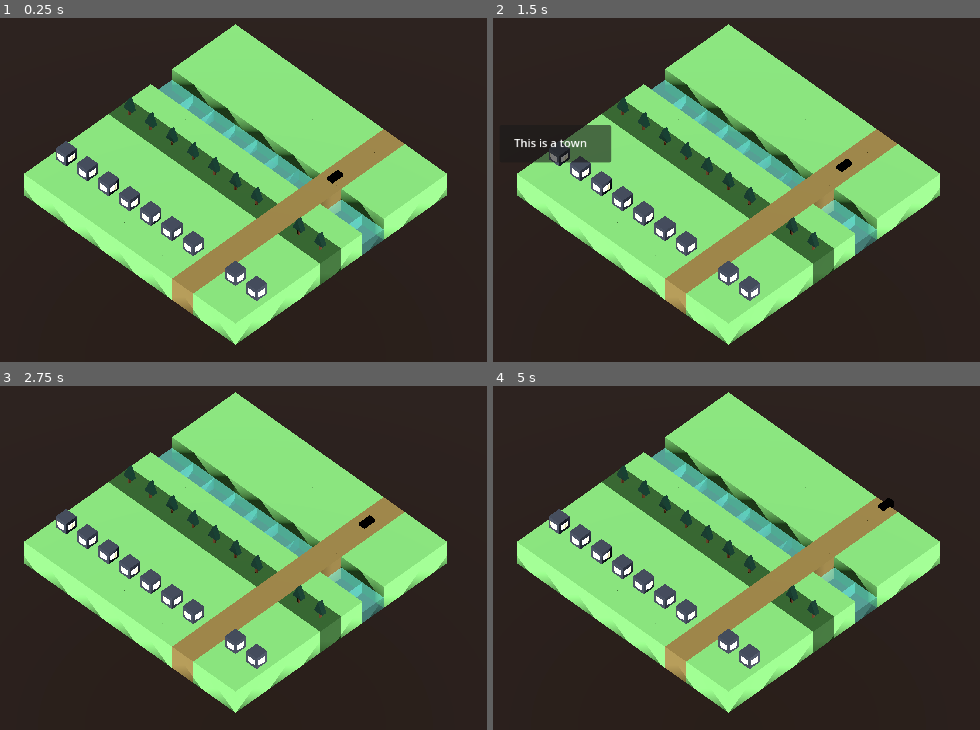
Above: before the commit, frames 1-4 (two rows, left to right).
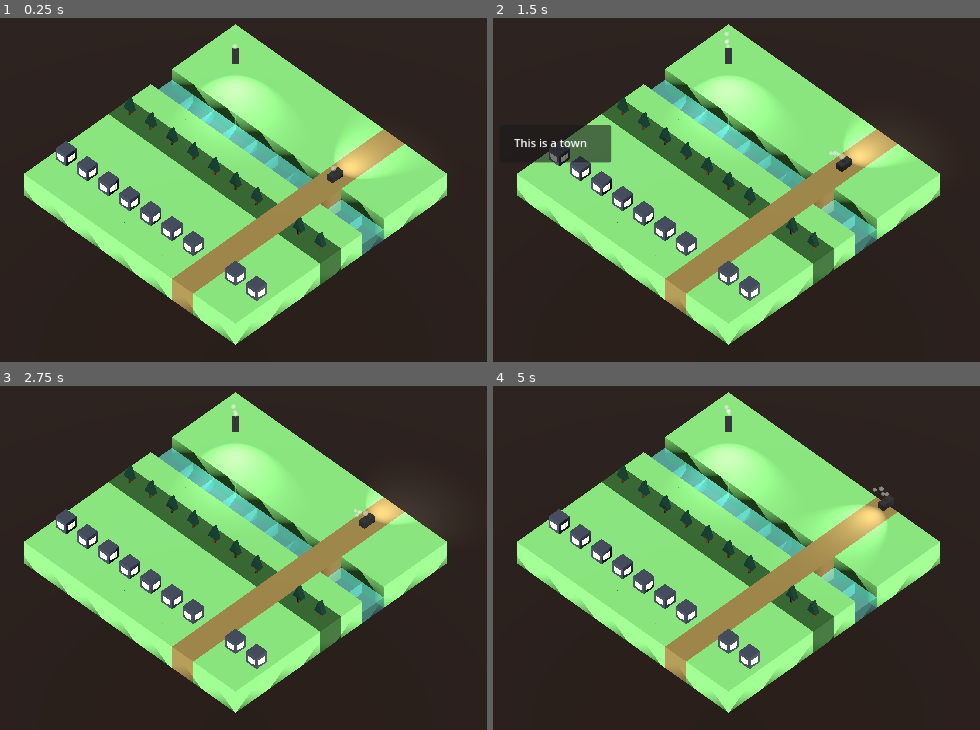
Above: after the commit, the same moments.

Repository: maryilewis/fantasy-railroad
Game: Godot game, scene res://World Map/World Map.tscn
Two runs of this game, one before a commit and one after it. Both use one fixed random seed, a clock stepped at 60 frames per second and the inputs below.
Inputs (mouse positions are in pixels of both pictures, inside the frame that each line leads up to):
- Up to frame 1 (0.25 s): no input
- Up to frame 2 (1.5 s): move the mouse to (902, 114) at 0.52 s; move the mouse to (570, 159) at 1.27 s
- Up to frame 3 (2.75 s): move the mouse to (316, 406) at 2.02 s
- Up to frame 4 (5 s): move the mouse to (687, 595) at 2.77 s; move the mouse to (970, 571) at 3.52 s; move the mouse to (outside the picture) at 4.27 s

The runs differ from the first frame. In frame 1, 3.5% of the frame differs, in the area x 40-83%, y 7-49%; in frame 2, 3.3%; in frame 3, 2.7%; in frame 4, 3.4%.

Commit message:
with a smokey stack

Diff:
--- /dev/null
+++ b/Vehicles/Materials/train.tres
@@ -0,0 +1,8 @@
+[gd_resource type="StandardMaterial3D" format=3 uid="uid://ccqdk0t7rj7j"]
+
+[resource]
+albedo_color = Color(0.384314, 0.384314, 0.384314, 1)
+metallic = 0.71
+roughness = 0.38
+clearcoat_enabled = true
+clearcoat_roughness = 0.81
--- a/Vehicles/train.tscn
+++ b/Vehicles/train.tscn
@@ -1,25 +1,55 @@
-[gd_scene load_steps=4 format=3 uid="uid://d0oi384hcdjy7"]
+[gd_scene load_steps=8 format=3 uid="uid://d0oi384hcdjy7"]
+
+[ext_resource type="Material" uid="uid://ccqdk0t7rj7j" path="res://Vehicles/Materials/train.tres" id="1_5ry6f"]
 
 [sub_resource type="BoxShape3D" id="BoxShape3D_xhrlj"]
 
-[sub_resource type="StandardMaterial3D" id="StandardMaterial3D_5jetc"]
-albedo_color = Color(0, 0, 0, 1)
-metallic = 1.0
-roughness = 0.0
-clearcoat_enabled = true
+[sub_resource type="BoxMesh" id="BoxMesh_h0m5o"]
+material = ExtResource("1_5ry6f")
 
-[sub_resource type="BoxMesh" id="BoxMesh_h0m5o"]
-material = SubResource("StandardMaterial3D_5jetc")
+[sub_resource type="BoxMesh" id="BoxMesh_undsm"]
+material = ExtResource("1_5ry6f")
+
+[sub_resource type="ParticleProcessMaterial" id="ParticleProcessMaterial_bw5mf"]
+direction = Vector3(0, 1, 0)
+spread = 10.0
+gravity = Vector3(0, -0.3, 0)
+initial_velocity_min = 0.5
+initial_velocity_max = 1.0
+scale_max = 2.0
+
+[sub_resource type="StandardMaterial3D" id="StandardMaterial3D_tjwt5"]
+transparency = 1
+albedo_color = Color(0.803922, 0.803922, 0.803922, 0.45098)
+
+[sub_resource type="SphereMesh" id="SphereMesh_crji2"]
+material = SubResource("StandardMaterial3D_tjwt5")
+radius = 0.05
+height = 0.1
 
 [node name="Train" type="Node3D"]
-transform = Transform3D(1, 0, 0, 0, 1, 0, 0, 0, 1, 0, 0.625, 0)
 
 [node name="StaticBody3D" type="StaticBody3D" parent="."]
 
 [node name="CollisionShape3D" type="CollisionShape3D" parent="StaticBody3D"]
-transform = Transform3D(0.25, 0, 0, 0, 0.25, 0, 0, 0, 0.5, 0, 0, 0)
 shape = SubResource("BoxShape3D_xhrlj")
 
-[node name="MeshInstance3D" type="MeshInstance3D" parent="StaticBody3D/CollisionShape3D"]
+[node name="Engine" type="MeshInstance3D" parent="StaticBody3D/CollisionShape3D"]
+transform = Transform3D(0.25, 0, 0, 0, 0.25, 0, 0, 0, 0.5, 0, 0.125, 0)
 mesh = SubResource("BoxMesh_h0m5o")
 skeleton = NodePath("../..")
+
+[node name="Smokestack" type="MeshInstance3D" parent="StaticBody3D/CollisionShape3D"]
+transform = Transform3D(0.1, 0, 0, 0, 0.1, 0, 0, 0, 0.1, 0, 0.29611, 0)
+mesh = SubResource("BoxMesh_undsm")
+
+[node name="GPUParticles3D" type="GPUParticles3D" parent="StaticBody3D/CollisionShape3D/Smokestack"]
+transform = Transform3D(10, 0, 0, 0, 10, 0, 0, 0, 10, 0, 1.01308, 0)
+transparency = 0.51
+visibility_range_fade_mode = 2
+amount = 4
+process_material = SubResource("ParticleProcessMaterial_bw5mf")
+draw_pass_1 = SubResource("SphereMesh_crji2")
+
+[node name="SpotLight3D" type="SpotLight3D" parent="."]
+transform = Transform3D(1, 0, 0, 0, 0.707107, 0.707107, 0, -0.707107, 0.707107, 0, 0.756234, -0.276656)
--- a/World Map/World Map.tscn
+++ b/World Map/World Map.tscn
@@ -25,3 +25,6 @@
 [node name="underground" parent="." instance=ExtResource("4_hp1to")]
 
 [node name="Train" parent="." instance=ExtResource("3_rk0v2")]
+
+[node name="Train2" parent="." instance=ExtResource("3_rk0v2")]
+transform = Transform3D(-0.707107, 0, -0.707107, 0, 1, 0, 0.707107, 0, -0.707107, 1, 1, 1)
